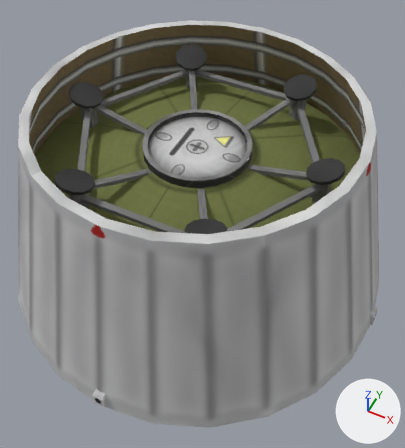
A saved change to the FBX model Models/WB400.FBX.
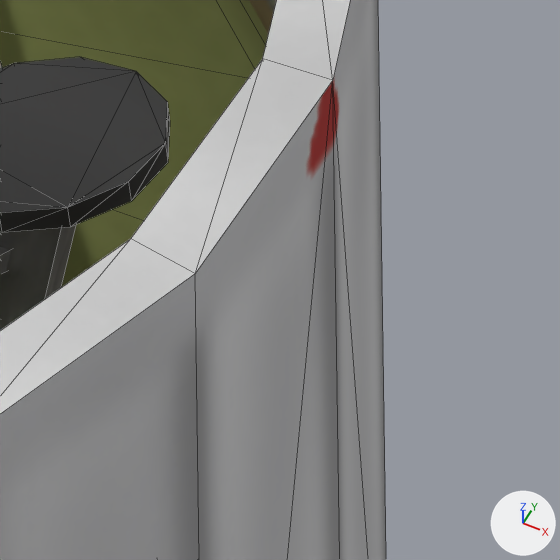
There are two pictures of each version: one whole from a 50 mm lens placed at (1.14, -2.22, 2.48), pointed at (0.09, -0.13, -0.14), one close up on the part from 79% to 100% of the width and 33% to 52% of the height. Lighting does not change. The marker at lower right points along +X, +Y and +Z. The close-ups show mesh edges as thin lines. Objects named as collision shapes, trigger or cutter boxes, shadow casters or lower levels of detail are left out. Where no turn or scale is listed for an object, it has been applied to the vertices.

The first close-up shows 'Adapter', 'Box001', 'Cylinder010', 'TankCap'.
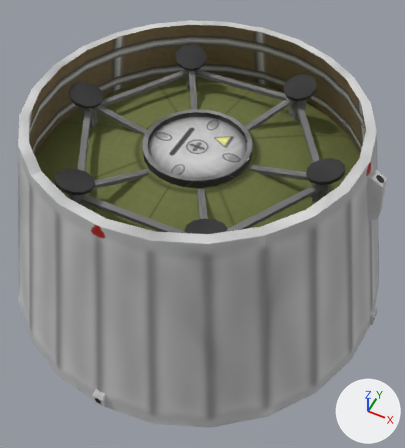
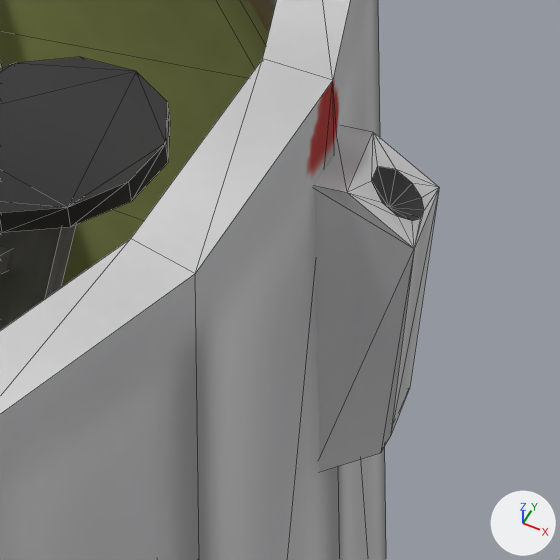
The edits, one by one:
Mesh me_mesh_006_1 is new.
It has 23 vertices, 42 faces and spans x 0.96..1.077, y -0.038..0.038, z -0.15..0.15.
It uses material mat_mole.
Object 'Box131' (ob_box131) is new; it shows me_mesh_006_1.
Its location is (0.0, 0.0, 0.407).

Location of each change, [x1, y1, x2, y2] in pixels of the close-ups (560 x 560 px):
'Box131', added: after [314, 125, 439, 472]
